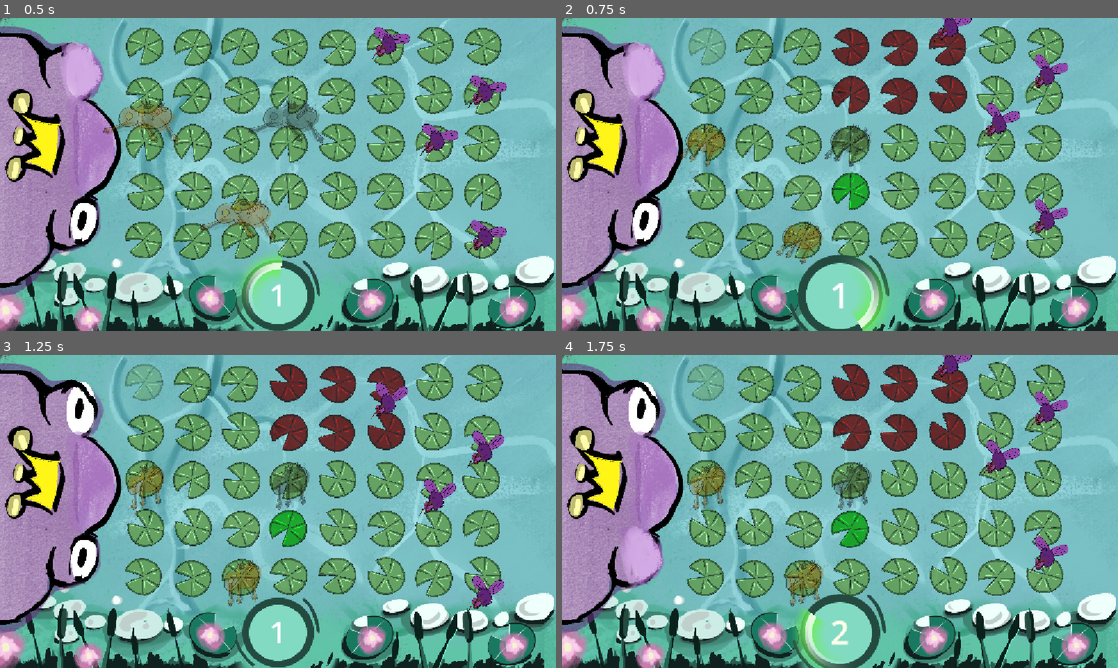
Above: before the commit, frames 1-4 (two rows, left to right).
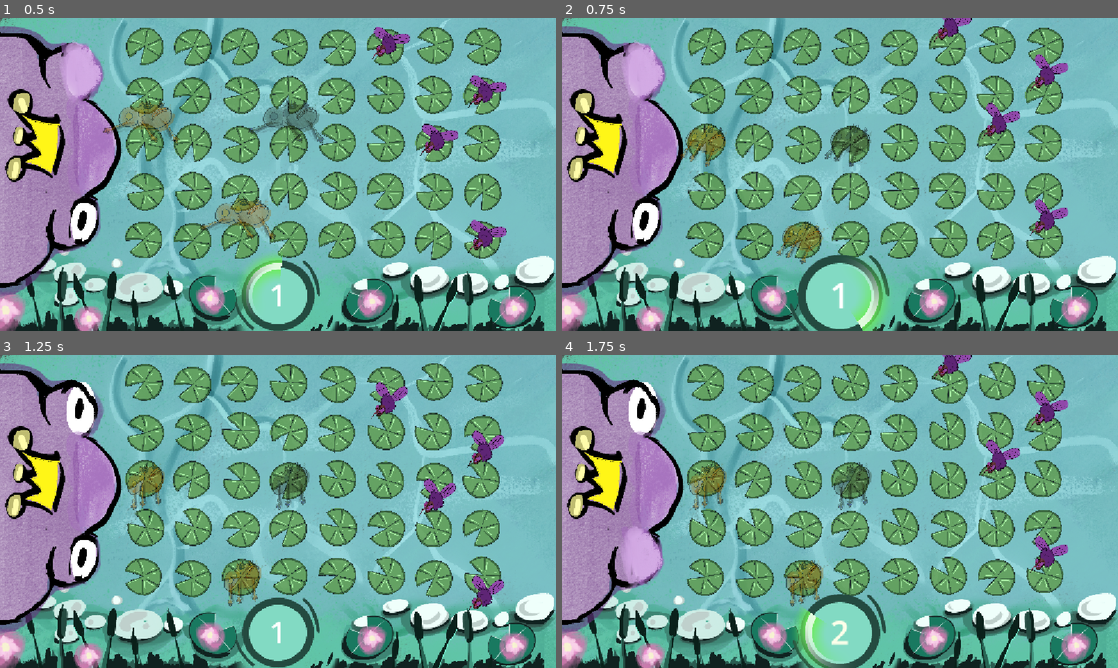
Above: after the commit, the same moments.

Repository: pgpais/gmtk-2026
Game: Godot game, scene res://main.tscn
Same seed, same stepped clock (60 frames per second), same inputs: the game is played once before the commit and once after it. The engine's default icon, where the game draws it, is replaced by a stand-in: a white triangle on a blue panel in a dark square.
Inputs (mouse positions are in pixels of both pictures, inside the frame that each line leads up to):
- Up to frame 1 (0.5 s): no input
- Up to frame 2 (0.75 s): move the mouse to (706, 46) at 0.52 s; tap O (test_highlight) at 0.6 s; click (706, 46) at 0.67 s
- Up to frame 3 (1.25 s): no input
- Up to frame 4 (1.75 s): tap Space (move_ticker) at 1.35 s; click (706, 383) at 1.42 s; tap O (test_highlight) at 1.55 s

Frame 1 is identical in both runs. In frame 2, 4.2% of the frame differs, in the area x 22-73%, y 3-62%; in frame 3, 4.1%; in frame 4, 4.2%.

Commit message:
collisions

Diff:
--- a/abilities/actions/steps/select.gd
+++ b/abilities/actions/steps/select.gd
@@ -6,12 +6,13 @@
 @export var highlight_selection_range: bool = true
 
 func execute(action_handler: ActionHandler, entity: Entity, grid_map: LayerGridMap):
+	var tiles: Array[Tile] = grid_map.get_tiles_in_range(selection_range, entity.current_tile)
+
 	if highlight_selection_range:
 		EventBus.request_highlight.emit(target_type, selection_range, entity.current_tile)
+	else:
+		set_selectable_tiles(tiles, true)
 
-	var tiles: Array[Tile] = grid_map.get_tiles_in_range(selection_range, entity.current_tile)
-
-	set_selectable_tiles(tiles, true)
 	var selected_tile: Tile = await EventBus.tile_selected
 	set_selectable_tiles(tiles, false)
 
--- a/core/entity_controller.gd
+++ b/core/entity_controller.gd
@@ -44,10 +44,14 @@
 func _change_to_selection_state(target_type, selection_range, reference_tile) -> void:
 	if selection_range != null:
 		range_tiles = grid_map.get_tiles_in_range(selection_range, reference_tile)
-		range_highlighter.show_highlight_tiles(range_tiles)
 
 		for tile in range_tiles:
-			tile.selectable.set_selectable(true)
+			if ((target_type in [Constants.TARGET_TYPES.TILE, Constants.TARGET_TYPES.DIRECTION] and ! tile.entity)
+			or (target_type == Constants.TARGET_TYPES.ENTITY and tile.entity)):
+				tile.selectable.set_selectable(true)
+				range_highlighter.highlight_tile(tile, true)
+			else:
+				range_highlighter.darken_tile(tile)
 
 	for selectable_entity in selectable_entities:
 		if selectable_entity:
@@ -131,13 +135,6 @@
 
 	range_highlighter.hide_highlight_tiles(range_tiles)
 
-	#if is_movement:
-		##TODO: perform movement
-		#pass
-	#else:
-		##TODO: perform ability
-		#pass
-
 	EventBus.player_action_performed.emit()
 
 	#ability_performed.emit()
--- a/core/range_highlighter.gd
+++ b/core/range_highlighter.gd
@@ -12,16 +12,17 @@
 func _ready() -> void:
 	EventBus.request_highlight.connect(_on_highlight_request)
 
-func _process(delta: float) -> void:
-	if Input.is_action_just_pressed("test_highlight"):
-		grid_map.get_tile(3, 3).show_positive_highlight()
-		show_highlight_tiles(grid_map.get_tiles_in_range(debug_range, grid_map.get_tile(3, 3)), false)
+#func _process(delta: float) -> void:
+	#if Input.is_action_just_pressed("test_highlight"):
+		#grid_map.get_tile(3, 3).show_positive_highlight()
+		#show_highlight_tiles(grid_map.get_tiles_in_range(debug_range, grid_map.get_tile(3, 3)), false)
 
 func _on_highlight_request(target_type, selection_range, reference_tile) -> void:
-	match target_type:
-		Constants.TARGET_TYPES.TILE:
-			var tiles: Array[Tile] = grid_map.get_tiles_in_range(selection_range, reference_tile)
-			show_highlight_tiles(tiles)
+	pass
+	#match target_type:
+		#Constants.TARGET_TYPES.TILE:
+			#var tiles: Array[Tile] = grid_map.get_tiles_in_range(selection_range, reference_tile)
+			#show_highlight_tiles(tiles)
 
 func show_highlight_tiles(tiles: Array[Tile], is_positive: bool = true):
 	for tile in tiles:
@@ -30,6 +31,15 @@
 		else:
 			tile.show_danger_highlight()
 
+func highlight_tile(tile : Tile, is_positive : bool = true):
+	if is_positive:
+		tile.show_positive_highlight()
+	else:
+		tile.show_danger_highlight()
+
+func darken_tile(tile : Tile):
+	tile.show_blocked_highlight()
+
 func hide_highlight_tiles(tiles: Array[Tile], is_positive: bool = true) -> void:
 	for tile in tiles:
 		if is_positive:
--- a/entities/entity.gd
+++ b/entities/entity.gd
@@ -123,9 +123,8 @@
 
 	var target_tile = grid_map.get_tile(new_layer_index, new_tile_index)
 
-	if not target_tile.entity == null: # tile is occupied
-		collide(new_layer_index, new_tile_index) # animation colliding but stays in the same tile
-		return
+	if not target_tile.entity == null:
+		target_tile.entity.die()
 
 	await _move_to_tile(target_tile)
 
@@ -172,8 +171,8 @@
 		entity_on_tile.die()
 
 func die():
-	# to do
-	modulate = Color.RED
+	play_animation("dismiss")
+	queue_free()
 
 func pop_direction_buttons(toggle):
 	current_tile.pop_direction_buttons(toggle)
--- a/map/tile/tile.gd
+++ b/map/tile/tile.gd
@@ -8,6 +8,7 @@
 @export var highlight_color: Color = Color.YELLOW
 @export var danger_color: Color = Color.RED
 @export var positive_color: Color = Color.GREEN
+@export var blocked_color: Color = Color.DIM_GRAY
 
 @export var column: MapColumn
 
@@ -31,12 +32,15 @@
 	sprite.position = (sprite.position + Vector2(randi_range(-20, 20), randi_range(-20, 20)) * delta).clamp(base_sprite_position - Vector2(10, 10), base_sprite_position + Vector2(10, 10))
 
 func _on_mouse_entered():
-	var tween = create_tween()
-	tween.tween_method(_set_modulate, sprite.modulate, Color(1, 1, 1, 0.5), 0.1)
+	if selectable._isSelectable:
+		var tween = create_tween()
+		tween.set_ease(Tween.EASE_OUT)
+		tween.set_trans(Tween.TRANS_QUAD)
+		tween.tween_property(self, "scale", Vector2(1.2, 1.2), 0.15)
+		tween.tween_property(self, "scale", Vector2(1.0, 1.0), 0.25)
 
 func _on_mouse_exited():
-	var tween = create_tween()
-	tween.tween_method(_set_modulate, sprite.modulate, Color(1, 1, 1, 1), 0.1)
+	pass
 
 func set_entity(entity: Entity):
 	self.entity = entity
@@ -79,6 +83,14 @@
 	var tween = create_tween()
 	tween.tween_method(_set_modulate, positive_color, Color(1, 1, 1, 1), 0.1)
 
+func show_blocked_highlight() -> void:
+	var tween = create_tween()
+	tween.tween_method(_set_modulate, Color(1, 1, 1, 1), blocked_color, 0.1)
+
+func hide_blocked_highlight() -> void:
+	var tween = create_tween()
+	tween.tween_method(_set_modulate, blocked_color, Color(1, 1, 1, 1), 0.1)
+
 func select():
 	EventBus.tile_selected.emit(self)
 
